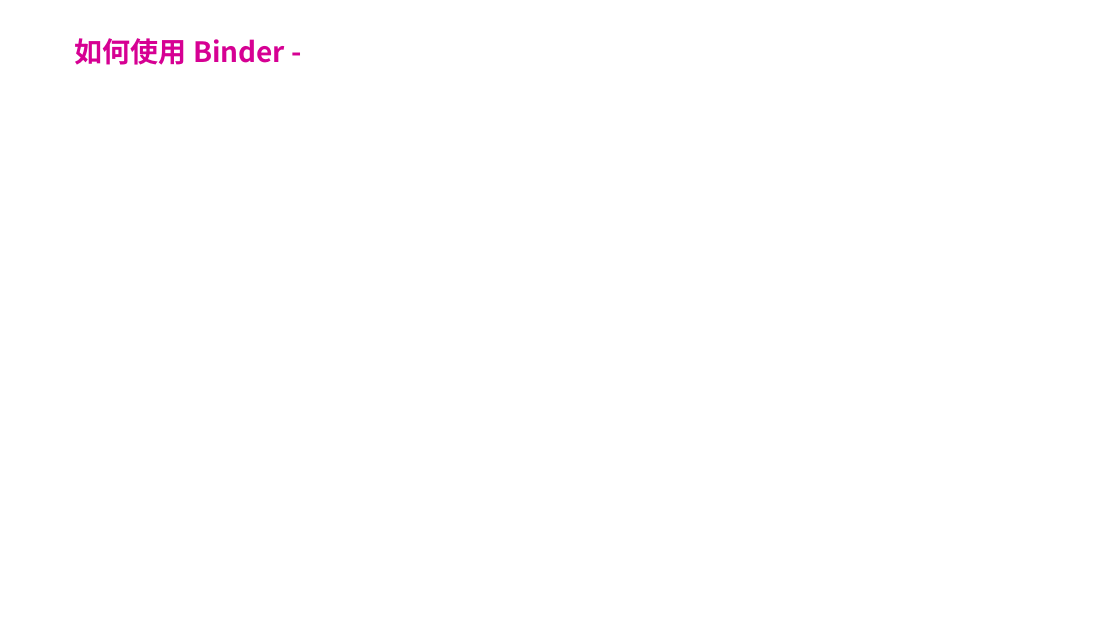
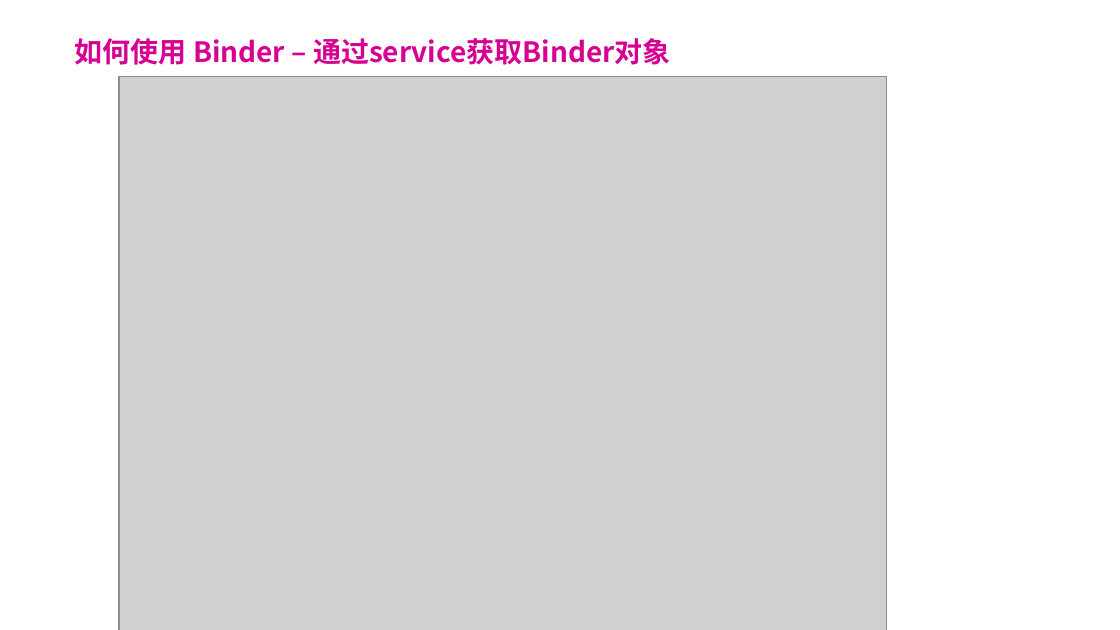
Before and after one commit to forsail/Study, a slide deck: slide 20 of notes/binder/binder简介.pptx (slide 14 before the commit). Drawn at 1120x630 pixels with LibreOffice and Linux fonts; fonts in the diff are those of the drawing; grey boxes stand for pictures; background and template pictures are left out. Boxes give left, top, right and bottom in pixels: in the first picture for what was removed or moved away, otherwise in the second. Text is boxed around its words. In the diff, an @@ line names an element or a change of style, - is before the commit and + after.

Commit message:
[ binder  ]  ppt

```diff
--- a/notes/binder/binder简介.pptx
+++ b/notes/binder/binder简介.pptx
@@ title at <box>75,38,671,65</box>: text changed @@
-如何使用 Binder -
+如何使用 Binder – 通过service获取Binder对象
@@ picture added at <box>119,77,886,630</box> @@
```
Also in this commit, not shown: 7 slides added, 2 slides removed.
